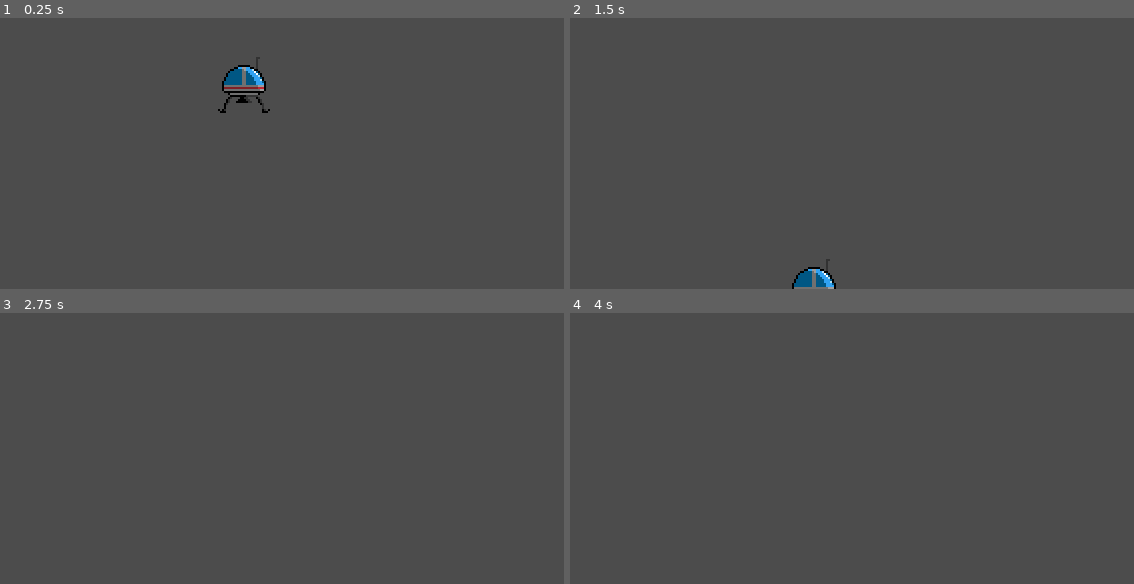
Above: before the commit, frames 1-4 (two rows, left to right).
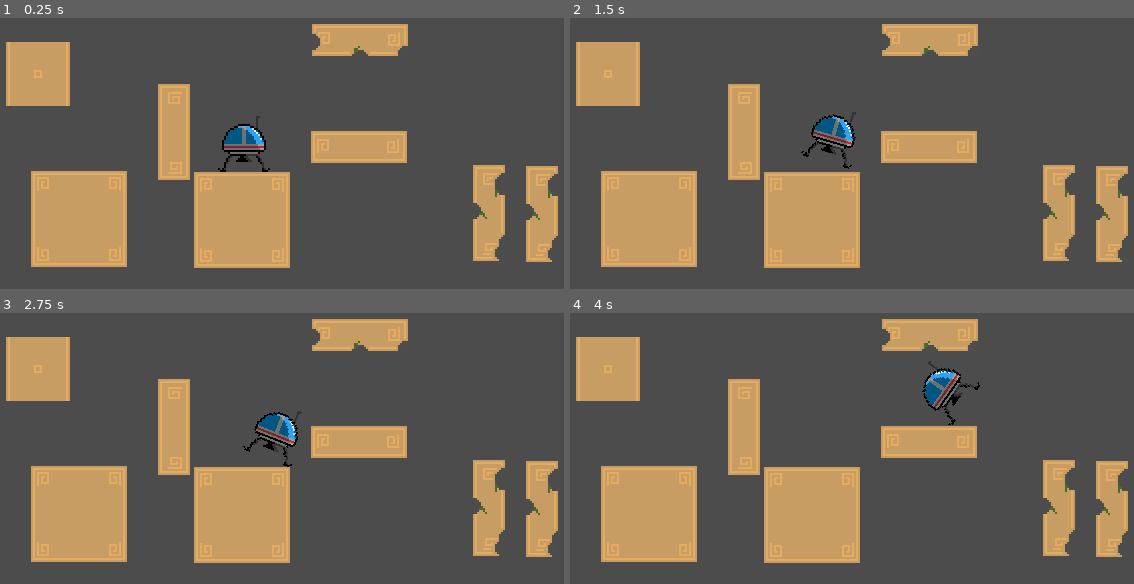
Above: after the commit, the same moments.

Repository: nicholasiasso/GMTKGameJam2020
Game: Godot game, scene res://Game.tscn
Two runs of this game, one before a commit and one after it. Both use one fixed random seed, a clock stepped at 60 frames per second and the inputs below.
Inputs:
- Up to frame 1 (0.25 s): no input
- Up to frame 2 (1.5 s): hold Right (right, bound only after the commit) 0.53-1.28 s; hold Left (left, bound only after the commit) from 1.28 s (still down)
- Up to frame 3 (2.75 s): release Left (left, bound only after the commit) at 2.03 s; hold Right (right, bound only after the commit) from 2.03 s (still down)
- Up to frame 4 (4 s): release Right (right, bound only after the commit) at 2.78 s; hold Up (up, bound only after the commit) 2.78-3.53 s; hold Left (left, bound only after the commit) from 3.53 s (still down)

The runs differ from the first frame. In frame 1, 26% of the frame differs, in the area x 1-99%, y 2-93%; in frame 2, 25%; in frame 3, 25%; in frame 4, 25%.

Commit message:
added character script and testing nodes in game scene

Diff:
--- /dev/null
+++ b/godotproject/Game.gd
@@ -0,0 +1,6 @@
+extends Node2D
+
+func _ready() -> void:
+	var screen_size = OS.get_screen_size()
+	var window_size = OS.get_window_size()
+	OS.set_window_position(screen_size*0.5 - window_size*0.5)
--- a/godotproject/Game.tscn
+++ b/godotproject/Game.tscn
@@ -1,8 +1,40 @@
-[gd_scene load_steps=2 format=2]
+[gd_scene load_steps=9 format=2]
 
 [ext_resource path="res://character/Character.tscn" type="PackedScene" id=1]
+[ext_resource path="res://Game.gd" type="Script" id=2]
+[ext_resource path="res://levels/collision-components/LargeWall.tscn" type="PackedScene" id=3]
+[ext_resource path="res://levels/collision-components/SmallWall4.tscn" type="PackedScene" id=4]
+[ext_resource path="res://levels/collision-components/RowBroken.tscn" type="PackedScene" id=5]
+[ext_resource path="res://levels/collision-components/ColumnBroken.tscn" type="PackedScene" id=6]
+[ext_resource path="res://levels/collision-components/Row.tscn" type="PackedScene" id=7]
+[ext_resource path="res://levels/collision-components/Column.tscn" type="PackedScene" id=8]
 
 [node name="Game" type="Node2D"]
+script = ExtResource( 2 )
 
 [node name="Character" parent="." instance=ExtResource( 1 )]
-position = Vector2( 122.416, 74.94 )
+position = Vector2( 122.57, 106.569 )
+
+[node name="ColumnBroken2" parent="." instance=ExtResource( 6 )]
+position = Vector2( 271.368, 142.34 )
+
+[node name="ColumnBroken" parent="." instance=ExtResource( 6 )]
+position = Vector2( 244.985, 142.186 )
+
+[node name="SmallWall4" parent="." instance=ExtResource( 4 )]
+position = Vector2( 19.7265, 72.448 )
+
+[node name="Row" parent="." instance=ExtResource( 7 )]
+position = Vector2( 180.03, 109.014 )
+
+[node name="RowBroken" parent="." instance=ExtResource( 5 )]
+position = Vector2( 180.339, 55.4765 )
+
+[node name="Column" parent="." instance=ExtResource( 8 )]
+position = Vector2( 87.6125, 101.454 )
+
+[node name="LargeWall" parent="." instance=ExtResource( 3 )]
+position = Vector2( 40.1154, 144.819 )
+
+[node name="LargeWall2" parent="." instance=ExtResource( 3 )]
+position = Vector2( 121.308, 145.365 )
--- /dev/null
+++ b/godotproject/character/Character.gd
@@ -0,0 +1,18 @@
+extends RigidBody2D
+
+export(float) var ROTATION_SPEED: float = 5.0
+export(float) var ROTATION_ACCEL: float = 200.0
+export(float) var THRUST_FORCE: float = 200.0
+
+func _ready():
+	pass
+
+func _integrate_forces(state: Physics2DDirectBodyState) -> void:
+	var thrust: Vector2 = Vector2(0, -THRUST_FORCE).rotated(rotation)
+	set_applied_force(thrust * Input.get_action_strength("up"))
+
+
+	var rotation_direction = Input.get_action_strength("right") - Input.get_action_strength("left")
+	var target_angular_velocity: float = rotation_direction * ROTATION_SPEED
+	var torque = (target_angular_velocity - angular_velocity) * ROTATION_ACCEL
+	set_applied_torque(torque)
--- a/godotproject/character/Character.tscn
+++ b/godotproject/character/Character.tscn
@@ -1,12 +1,17 @@
-[gd_scene load_steps=2 format=2]
+[gd_scene load_steps=3 format=2]
 
 [ext_resource path="res://assets/lander.png" type="Texture" id=1]
+[ext_resource path="res://character/Character.gd" type="Script" id=2]
 
 [node name="Character" type="RigidBody2D"]
+gravity_scale = 0.3
+contacts_reported = 2
+contact_monitor = true
+can_sleep = false
+script = ExtResource( 2 )
 
 [node name="Sprite" type="Sprite" parent="."]
 texture = ExtResource( 1 )
 
 [node name="CollisionPolygon2D" type="CollisionPolygon2D" parent="."]
-build_mode = 1
-polygon = PoolVector2Array( -12.5, 14, 12.5, 14, 7.5, 5.5, 10.5, 3.5, 10.5, -2.5, 3.5, -9.5, -3.5, -9.5, -10.5, -2.5, -10.5, 3.5, -7.5, 5.5 )
+polygon = PoolVector2Array( -12.5, 14, -9.54012, 14, -6.53722, 7.37884, 6.47532, 7.4254, 9.57133, 14, 12.5, 14, 7.5, 5.5, 10.5, 3.5, 10.5, -2.5, 3.5, -9.5, -3.5, -9.5, -10.5, -2.5, -10.5, 3.5, -7.5, 5.5 )
--- a/godotproject/project.godot
+++ b/godotproject/project.godot
@@ -29,6 +29,24 @@
 window/stretch/mode="2d"
 window/stretch/aspect="keep"
 
+[input]
+
+up={
+"deadzone": 0.5,
+"events": [ Object(InputEventKey,"resource_local_to_scene":false,"resource_name":"","device":0,"alt":false,"shift":false,"control":false,"meta":false,"command":false,"pressed":false,"scancode":16777232,"unicode":0,"echo":false,"script":null)
+ ]
+}
+left={
+"deadzone": 0.5,
+"events": [ Object(InputEventKey,"resource_local_to_scene":false,"resource_name":"","device":0,"alt":false,"shift":false,"control":false,"meta":false,"command":false,"pressed":false,"scancode":16777231,"unicode":0,"echo":false,"script":null)
+ ]
+}
+right={
+"deadzone": 0.5,
+"events": [ Object(InputEventKey,"resource_local_to_scene":false,"resource_name":"","device":0,"alt":false,"shift":false,"control":false,"meta":false,"command":false,"pressed":false,"scancode":16777233,"unicode":0,"echo":false,"script":null)
+ ]
+}
+
 [rendering]
 
 quality/driver/driver_name="GLES2"
